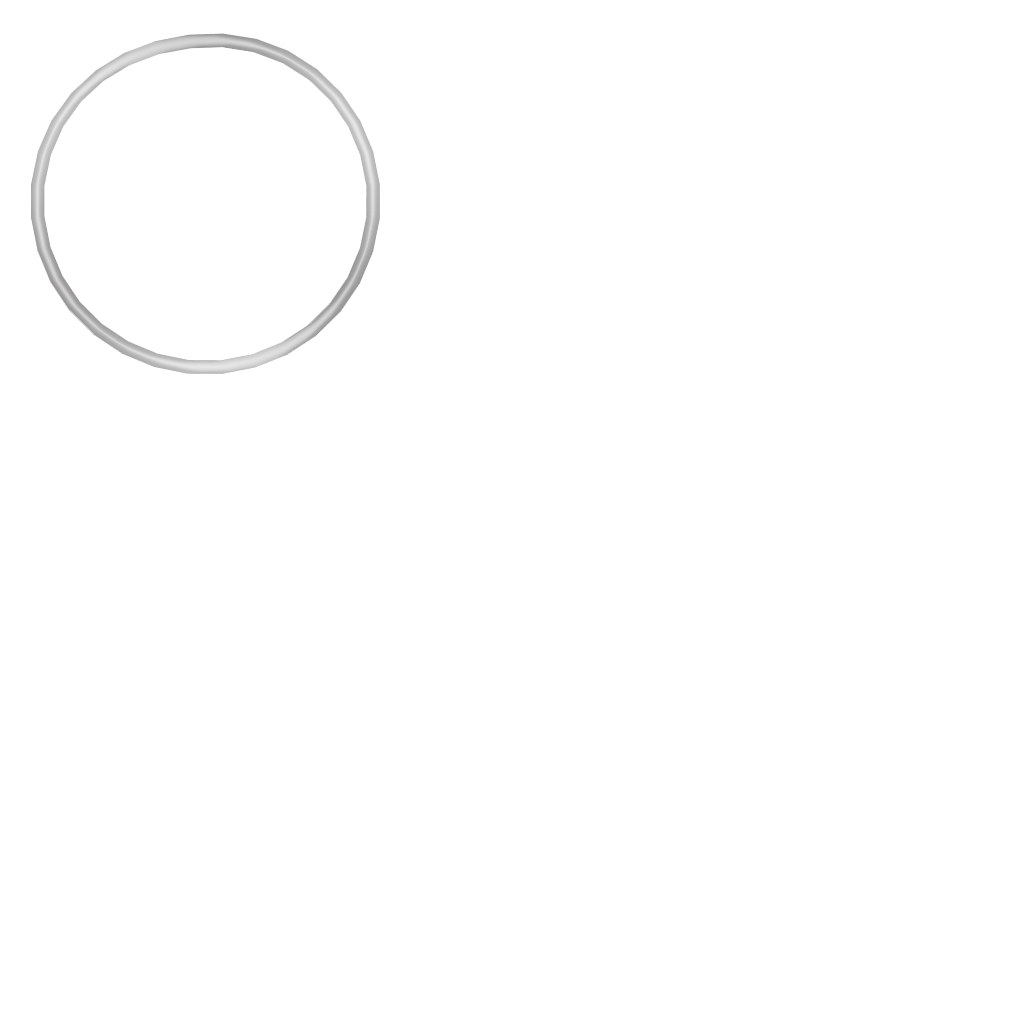
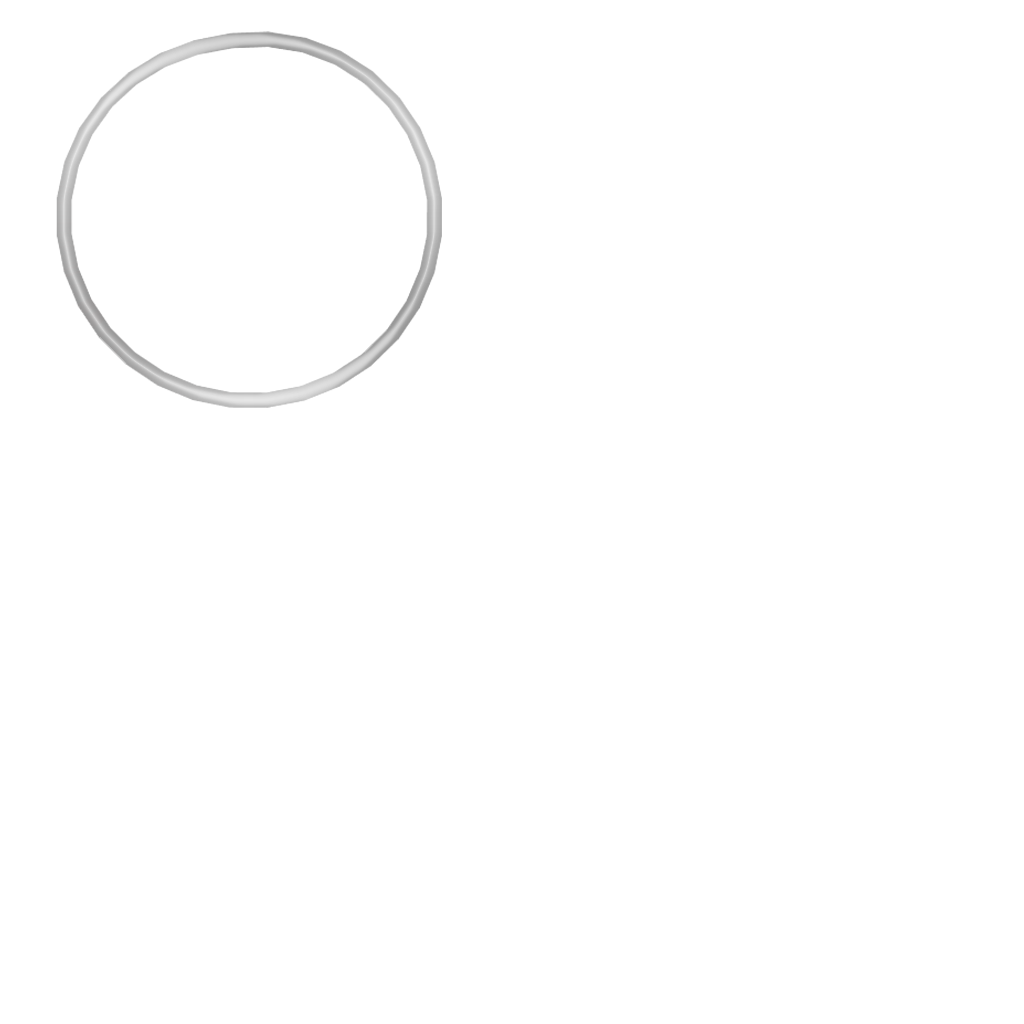
Comparing the layer stacks of the two 1024px x 1024px images. Changes:
removed layer "图层 1 拷贝 7" over [423, 134, 442, 301]
painted on "图层 9" over [31, 31, 442, 408]
"椭圆 1": opacity 100% → 35%, painted on it over [31, 31, 442, 408]
